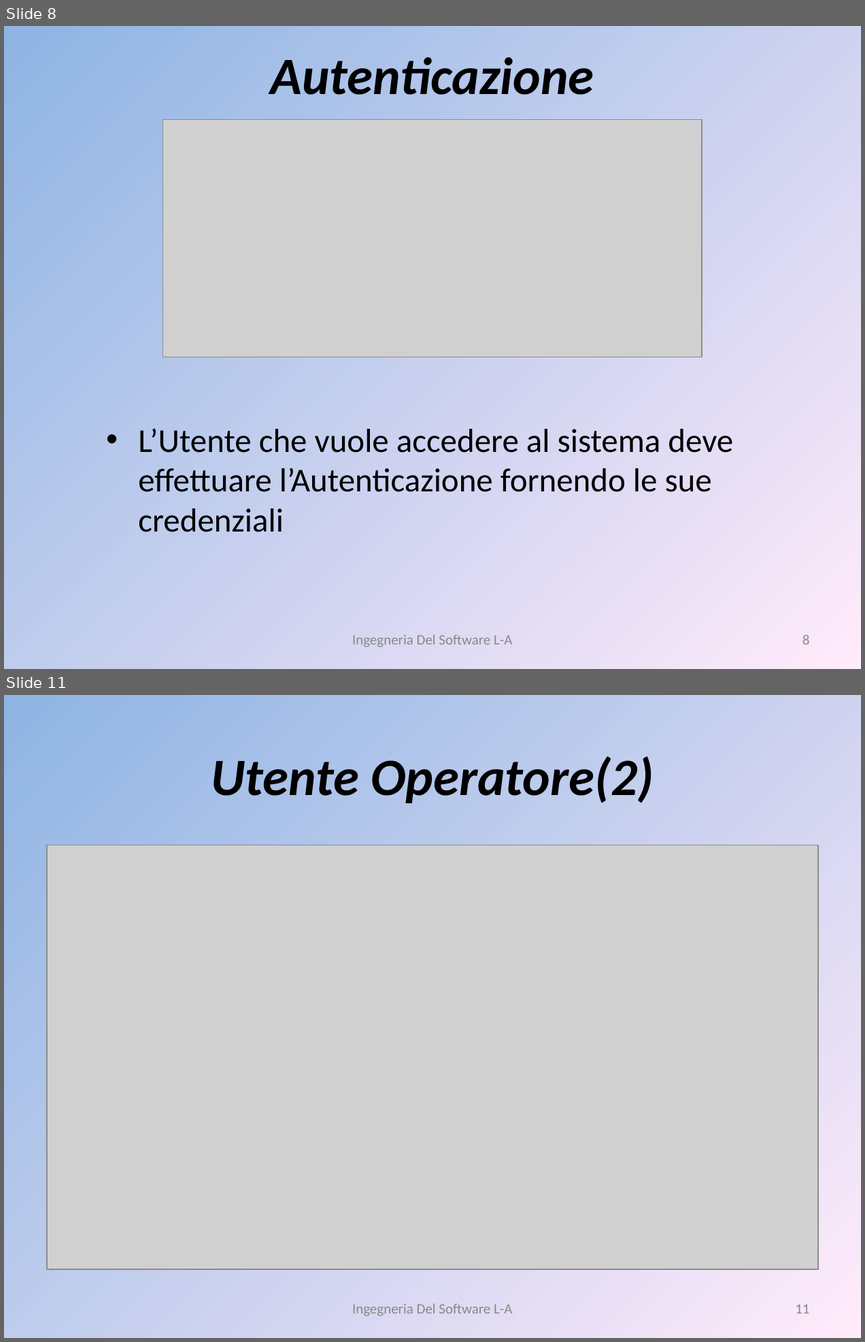
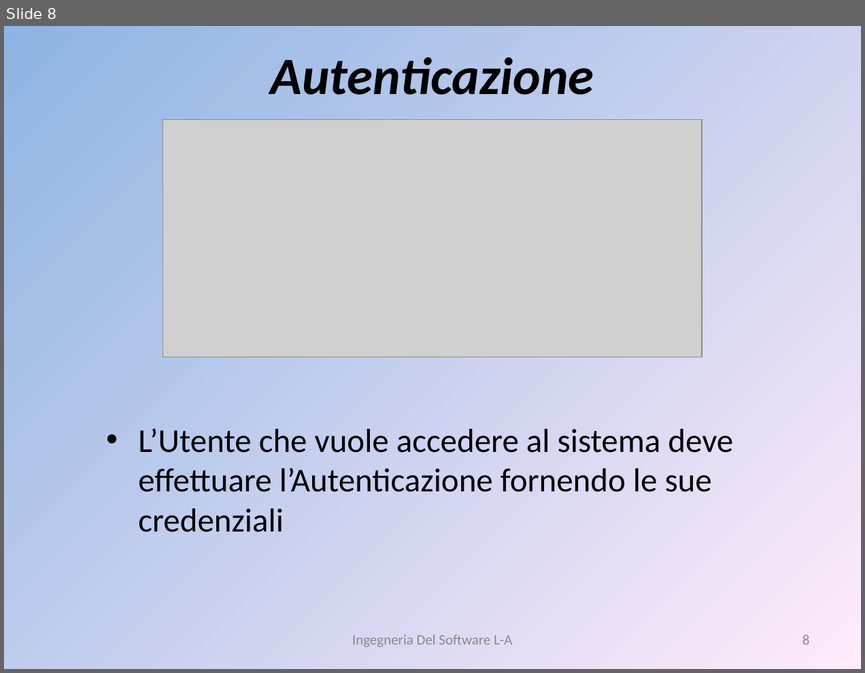
Before and after one commit to liannario/ingsoftbo, a slide deck: ViaggiateSicuri.ppt. Shown one above the other, each under a label of ours: slides 8 and 11 before the commit, slide 8 after it; the slides between them are not shown. The pictures are 865x1342 and 865x673 pixels, drawn with LibreOffice and Linux fonts; fonts in the diff are those of the drawing; grey boxes stand for pictures. Boxes give left, top, right and bottom in pixels: in the first picture for what was removed or moved away, otherwise in the second. Text is boxed around its words. In the diff, an @@ line names an element or a change of style, - is before the commit and + after.

```diff
--- a/ViaggiateSicuri.ppt
+++ b/ViaggiateSicuri.ppt
@@ slide 11 removed at (4,695,861,1338), background gradient #8EB4E3 to #FFEBFA @@
@@ title removed at (211,756,653,803) @@
-Utente Operatore(2)
@@ picture removed at (47,845,818,1269) @@
@@ text removed at (352,1303,512,1316) @@
-Ingegneria Del Software L-A
@@ page number removed at (795,1304,809,1313) @@
-11
```
Also in this commit, not shown: 4 slides changed, 1 other slide removed.
